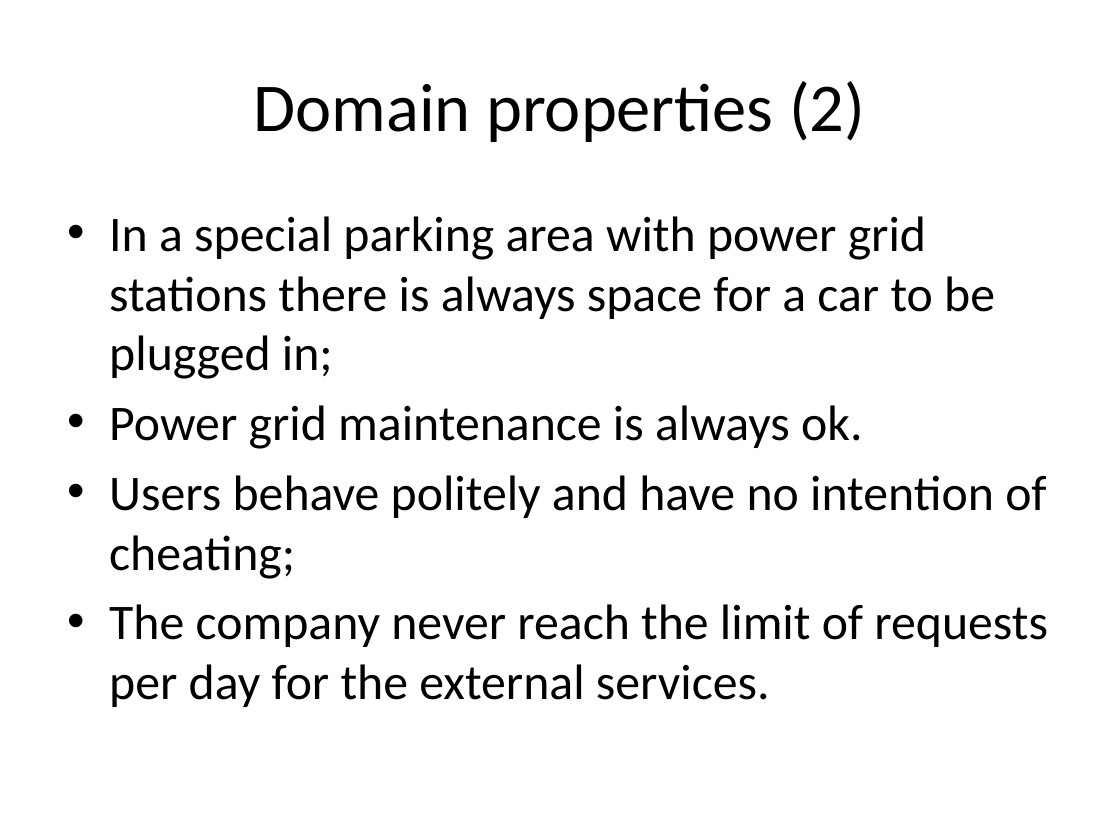
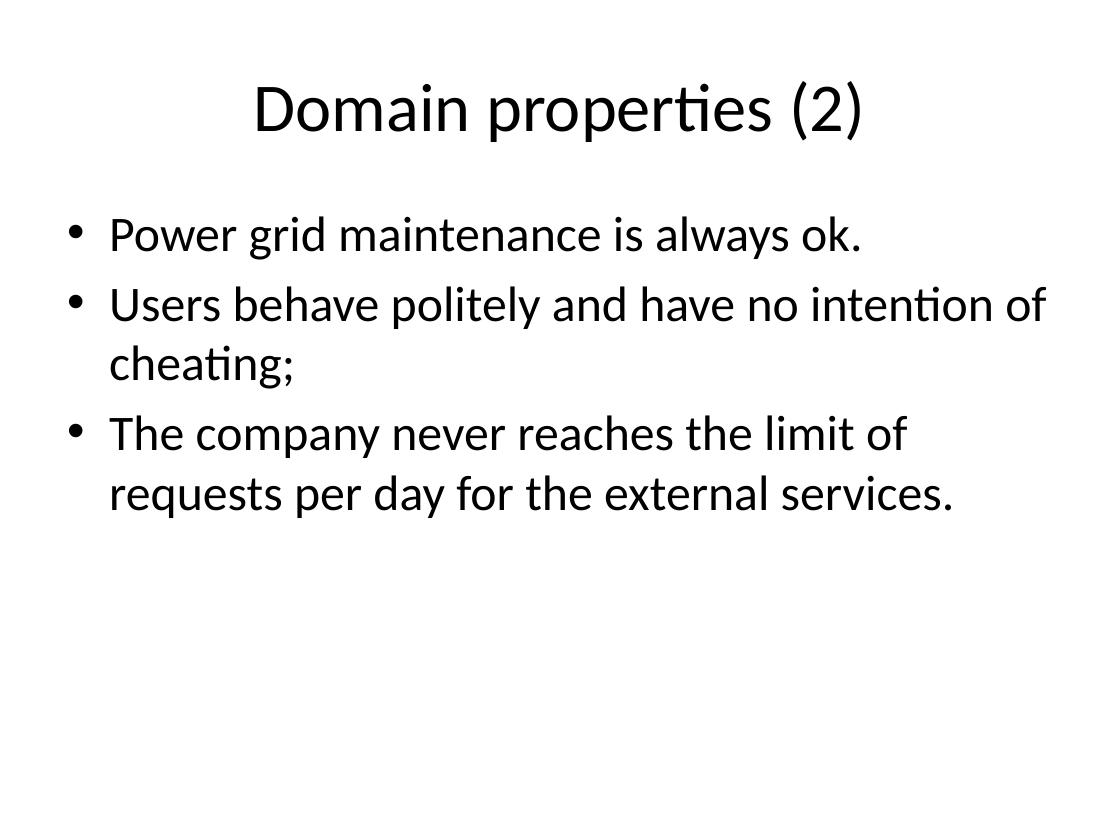
Before and after one commit to cattaneo-riccardo/PowerEnjoy, a slide deck: slide 8 of RASD/presentation/RASD_presentation.pptx. Drawn at 1120x840 pixels with LibreOffice and Linux fonts; fonts in the diff are those of the drawing. Boxes give left, top, right and bottom in pixels: in the first picture for what was removed or moved away, otherwise in the second. Text is boxed around its words. In the diff, an @@ line names an element or a change of style, - is before the commit and + after.

```diff
--- a/RASD/presentation/RASD_presentation.pptx
+++ b/RASD/presentation/RASD_presentation.pptx
@@ text at box(109, 216, 995, 379): paragraph removed @@
-• In a special parking area with power grid stations there is always space for a car to be plugged in;
@@ text at box(109, 415, 955, 518): text changed @@
-• The company never reach the limit of requests per day for the external services.
+• The company never reaches the limit of requests per day for the external services.
```
Also in this commit, not shown: 4 other slides changed.
